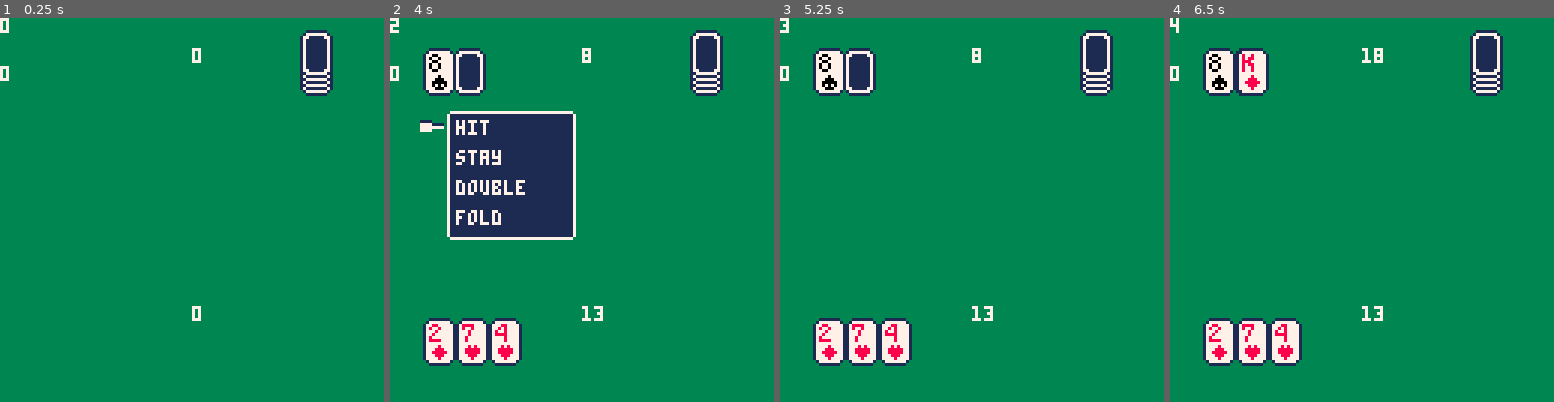
Above: before the commit, frames 1-4 (left to right).
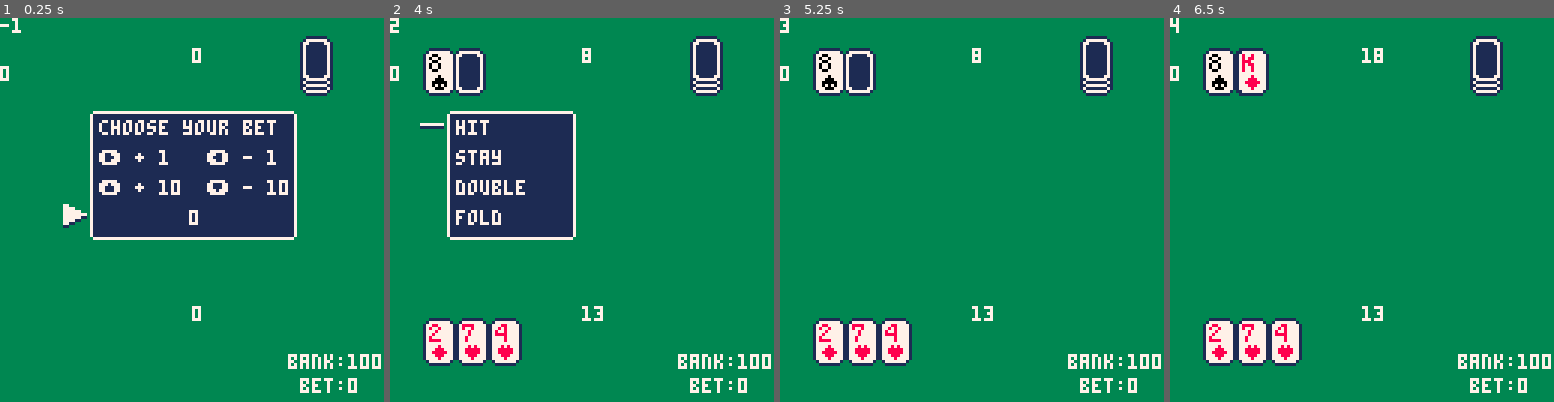
Above: after the commit, the same moments.

Repository: UA-koval/blackjack-pico-8
Game: PICO-8 cartridge blackjack.p8
Two runs of this game, one before a commit and one after it. Both use one fixed random seed, a clock stepped at 60 frames per second and the inputs below.
Inputs:
- Up to frame 1 (0.25 s): no input
- Up to frame 2 (4 s): tap O (Z key) at 0.33, 0.7, 1.43, 2.22, 3.1, 3.98 s; hold Left 1.97-2.37 s; hold Down 2.42-2.82 s; hold Right 2.87-3.53 s; hold Up from 3.58 s (still down)
- Up to frame 3 (5.25 s): release Up at 4.08 s; hold Right 4.13-4.53 s; hold Down 4.58-5.08 s; tap O (Z key) at 4.87 s; hold Left from 5.13 s (still down)
- Up to frame 4 (6.5 s): tap O (Z key) at 5.75 s; release Left at 5.8 s; hold Up 5.85-6.18 s; hold Left from 6.23 s (still down)

The runs differ from the first frame. In frame 1, 19% of the frame differs, in the area x 0-100%, y 0-98%; in frame 2, 1.2%; in frame 3, 1.0%; in frame 4, 1.0%.

Commit message:
Development progress.

Diff:
--- a/blackjack.p8
+++ b/blackjack.p8
@@ -3,6 +3,11 @@
 __lua__
 -- blackjack
 -- by koval
+
+-- todo:
+-- - poker chips for bet ui
+-- - game result ui
+-- - game start ui
 
 -- game logic vars
 bet = 0
@@ -15,7 +20,7 @@
 
 -- technical vars
 frame_counter = 1
-stage = 0
+stage = -1
 hidden_card = false
 item=0 item_lim=3
 
@@ -25,6 +30,9 @@
 deckx=100  decky=10
 menux=20   menuy=32
 sizex=40   sizey=40
+-- bet selection window
+betmenux=31   betmenuy=32
+betsizex=66   betsizey=40
 
 -- graphics vars
 cursor_anim_frame = 0
@@ -85,6 +93,24 @@
 	end
 end
 
+function draw_card(x,y,n,m)
+ if m>1 then pal(8,0)
+ else pal() end
+ n+=1
+  -- blank card
+ sspr(8,0,11,16,x,y)
+  -- value
+ sspr(128-n*8,0,6,6,x+2,y+2)
+  -- type
+ sspr(24+m*8,8,5,5,x+3,y+9)
+end
+
+function draw_card_back(x,y)
+ sspr(8,0,11,16,x,y)
+ sspr(8,16,7,12,x+2,y+2)
+end
+
+-- draw ui
 function draw_game_window()
 	 -- window background
 	 line(menux,menuy-1,menux+sizex,menuy-1,7)
@@ -103,21 +129,23 @@
 		cursor_anim_frame+=1
 end
 
-function draw_card(x,y,n,m)
- if m>1 then pal(8,0)
- else pal() end
- n+=1
-  -- blank card
- sspr(8,0,11,16,x,y)
-  -- value
- sspr(128-n*8,0,6,6,x+2,y+2)
-  -- type
- sspr(24+m*8,8,5,5,x+3,y+9)
-end
-
-function draw_card_back(x,y)
- sspr(8,0,11,16,x,y)
- sspr(8,16,7,12,x+2,y+2)
+function draw_bet_window()
+  -- todo: graphical poker chips
+	 -- window background
+	 line(betmenux,betmenuy-1,betmenux+betsizex,betmenuy-1,7)
+	 line(betmenux,betmenuy+betsizey+1,betmenux+betsizex,betmenuy+betsizey+1,7)
+	 line(betmenux-1,betmenuy,betmenux-1,betmenuy+betsizey,7)
+	 line(betmenux+betsizex+1,betmenuy,betmenux+betsizex+1,betmenuy+betsizey,7)
+  rectfill(betmenux,betmenuy,betmenux+betsizex,betmenuy+betsizey,1)
+	 -- text
+	 print("choose your bet",betmenux+2,betmenuy+2,7)
+	 print("➡️ + 1   ⬅️ - 1",betmenux+2,betmenuy+10+2,7)
+	 print("⬆️ + 10  ⬇️ - 10",betmenux+2,betmenuy+20+2,7)
+	 print(bet,betmenux+32,betmenuy+30+2,7)
+	 -- cursor
+		spr(35+cursor_anim_frame,betmenux-10,betmenuy+30)
+		if (cursor_anim_frame>7) cursor_anim_frame=-1
+		cursor_anim_frame+=1
 end
 
 -- main game functions --
@@ -128,7 +156,7 @@
 
 function _draw()
 	rectfill(0,0,128,128,3)
-	for i=0,3 do
+	for i=0,2 do
 	 draw_card_back(deckx,decky-i*2)
 	end
 	if (hidden_card)	draw_card_back(dealerx+11,dealery)
@@ -139,8 +167,9 @@
 	print(count_score(dealer),64,10,7)
 	-- stage 2 ui for input
 	if (stage==2) draw_game_window()
-
-
+ if (stage==-1) draw_bet_window()
+ print("bank:"..bank,96,112)
+ print("bet:"..bet,100,120)
 -- debug prints
 print(stage,0,0,7)
 print(game_result, 0,16,7)
@@ -149,7 +178,30 @@
 function _update()
 frame_counter+=1
 
--- player input
+-- ui backend for bet window
+if stage==-1 then
+ if btnp(0) then
+  if bet>0 then
+  	bet-=1
+  end
+ elseif btnp(1) then
+  if bet<bank then
+  	bet+=1
+  end
+ elseif btnp(3) then
+  if bet>9 then
+  	bet-=10
+  end
+ elseif btnp(2) then
+  if bet+9<bank then
+  	bet+=10
+  end
+ elseif btnp(4) then
+  stage+=1
+ end
+end
+
+-- player game input
 if stage==2 then
  if (count_score(hand)==21) then
  	blackjack=true stage=5
